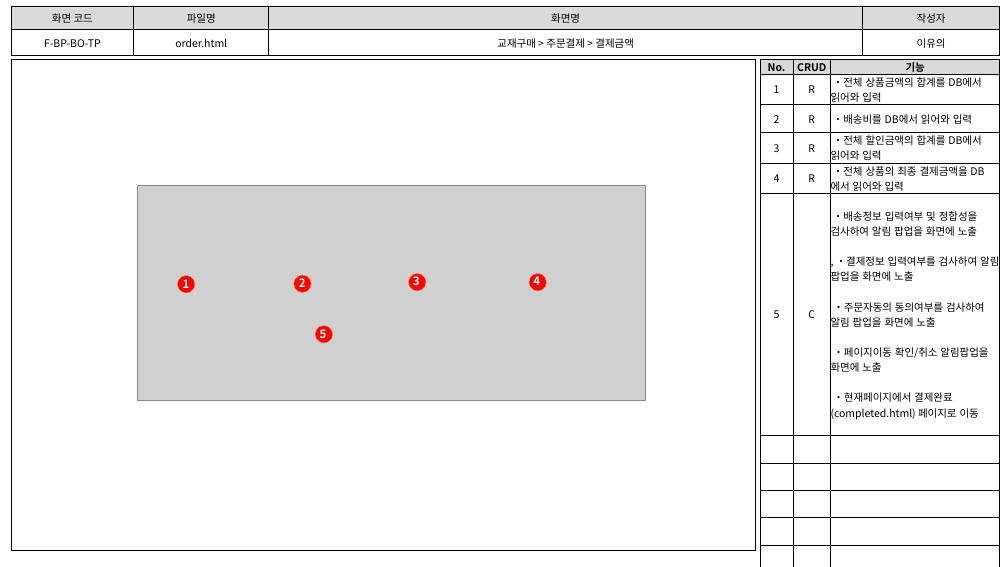
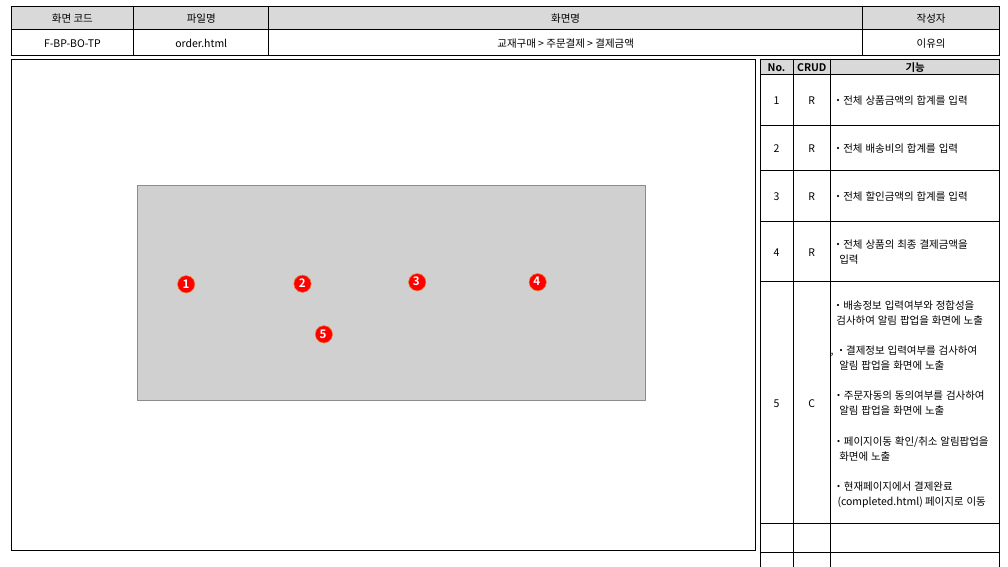
Before and after one commit to index506/cosmo6th_3thGroup, a slide deck: slide 7 of 3rd_Project/Member/Lee/기능,화면,테스트 문서/3th_Project_화면 설계도(이유의).pptx. Drawn at 1008x567 pixels with LibreOffice and Linux fonts; fonts in the diff are those of the drawing; grey boxes stand for pictures. Boxes give left, top, right and bottom in pixels: in the first picture for what was removed or moved away, otherwise in the second. Text is boxed around its words. In the diff, an @@ line names an element or a change of style, - is before the commit and + after.

```diff
--- a/3rd_Project/Member/Lee/기능,화면,테스트 문서/3th_Project_화면 설계도(이유의).pptx
+++ b/3rd_Project/Member/Lee/기능,화면,테스트 문서/3th_Project_화면 설계도(이유의).pptx
@@ table at [760,59,1000,551] @@
-row 2, column 3: ・전체 상품금액의 합계를 DB에서 읽어와 입력
+row 2, column 3: ・전체 상품금액의 합계를 입력
-row 3, column 3: ・배송비를 DB에서 읽어와 입력
+row 3, column 3: ・전체 배송비의 합계를 입력
-row 4, column 3: ・전체 할인금액의 합계를 DB에서 읽어와 입력
+row 4, column 3: ・전체 할인금액의 합계를 입력
-row 5, column 3: ・전체 상품의 최종 결제금액을 DB에서 읽어와 입력
+row 5, column 3: ・전체 상품의 최종 결제금액을 / 입력
-row 6, column 3: ・배송정보 입력여부 및 정합성을 검사하여 알림 팝업을 화면에 노출 / , ・결제정보 입력여부를 검사하여 알림 팝업을 화면에 노출 / ・주문자동의 동의여부를 검사하여 알림 팝업을 화면에 노출 / ・페이지이동 확인/취소 알림팝업을 화면에 노출 / ・현재페이지에서 결제완료(completed.html) 페이지로 이동
+row 6, column 3: ・배송정보 입력여부와 정합성을 / 검사하여 알림 팝업을 화면에 노출 / , ・결제정보 입력여부를 검사하여 / 알림 팝업을 화면에 노출 / ・주문자동의 동의여부를 검사하여 / 알림 팝업을 화면에 노출 / ・페이지이동 확인/취소 알림팝업을 / 화면에 노출 / ・현재페이지에서 결제완료 / (completed.html) 페이지로 이동
-row 10:  |  | 
-row 11:  |  | 
-row 12:  |  | 
```
Also in this commit, not shown: 8 other slides changed, 3 other files.
